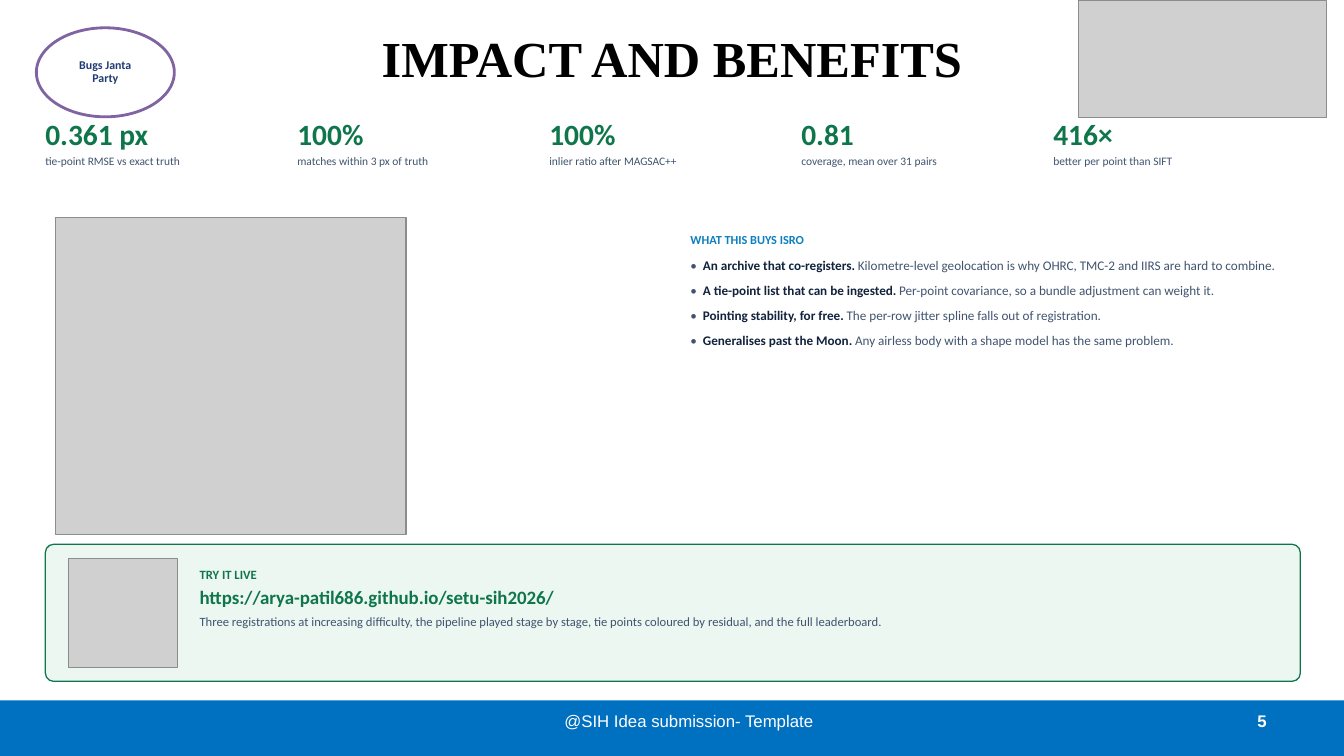
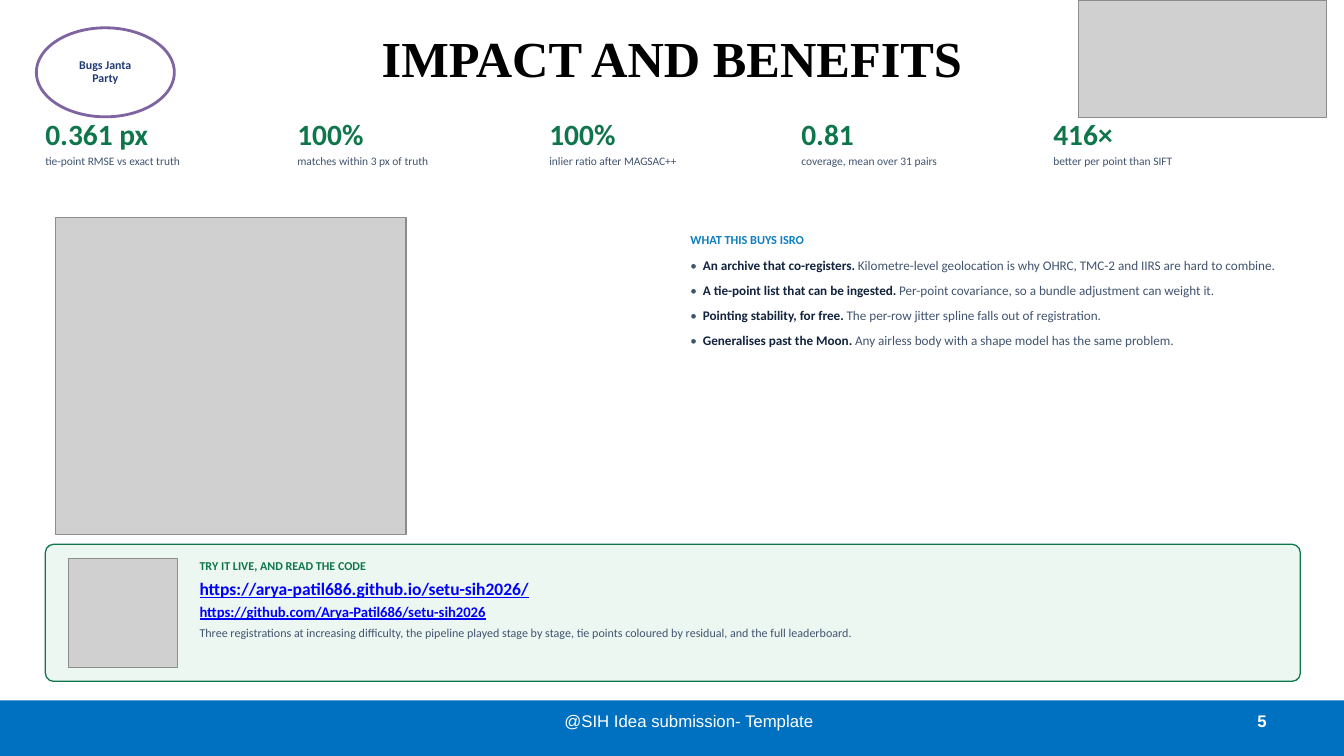
Before and after one commit to Arya-Patil686/setu-sih2026, a slide deck: slide 5 of deck/SIH2026_800C4B_SETU_PS26166.pptx. Drawn at 1344x756 pixels with LibreOffice and Linux fonts; fonts in the diff are those of the drawing; grey boxes stand for pictures. Boxes give left, top, right and bottom in pixels: in the first picture for what was removed or moved away, otherwise in the second. Text is boxed around its words. In the diff, an @@ line names an element or a change of style, - is before the commit and + after.

Commit message:
Put the demo and repository links on the deck, as real hyperlinks
The repository URL was only on the last slide in small grey text, and neither
link was clickable. Both now appear on the title page, beside the demo QR on
the impact slide, and on the references slide, and every one of them carries an
actual hyperlink rather than styled text - so a judge reading the submitted PDF
is one click from the running demo instead of retyping a URL.

Verified after export: all six links survive the PDF conversion.

```diff
--- a/deck/SIH2026_800C4B_SETU_PS26166.pptx
+++ b/deck/SIH2026_800C4B_SETU_PS26166.pptx
@@ text at (200, 562, 366, 572): text changed; size 9 to 8.6 pt @@
-TRY IT LIVE
+TRY IT LIVE, AND READ THE CODE
@@ text "TRY IT LIVE, AND READ ...": place and size @@
-text "TRY IT LIVE, AND READ ..." at (200, 570, 882, 628)
+text "TRY IT LIVE, AND READ ..." at (200, 562, 852, 639)
@@ text at (200, 582, 852, 639): size 13.5 to 12.5 pt, text colour #0F764B to #0000FF, underline on in "https://arya-patil686.github.io/setu-sih2026/"; size 9 to 8.6 pt in "Three registrations at increasing difficulty, the pipeline ..."; line spacing 1 to 1.05; less space between paragraphs; line spacing 1.05 to 1.04 @@
@@ text at (200, 606, 486, 620): paragraph added @@
+https://github.com/Arya-Patil686/setu-sih2026
```
Also in this commit, not shown: 2 other slides changed, 2 other files.
